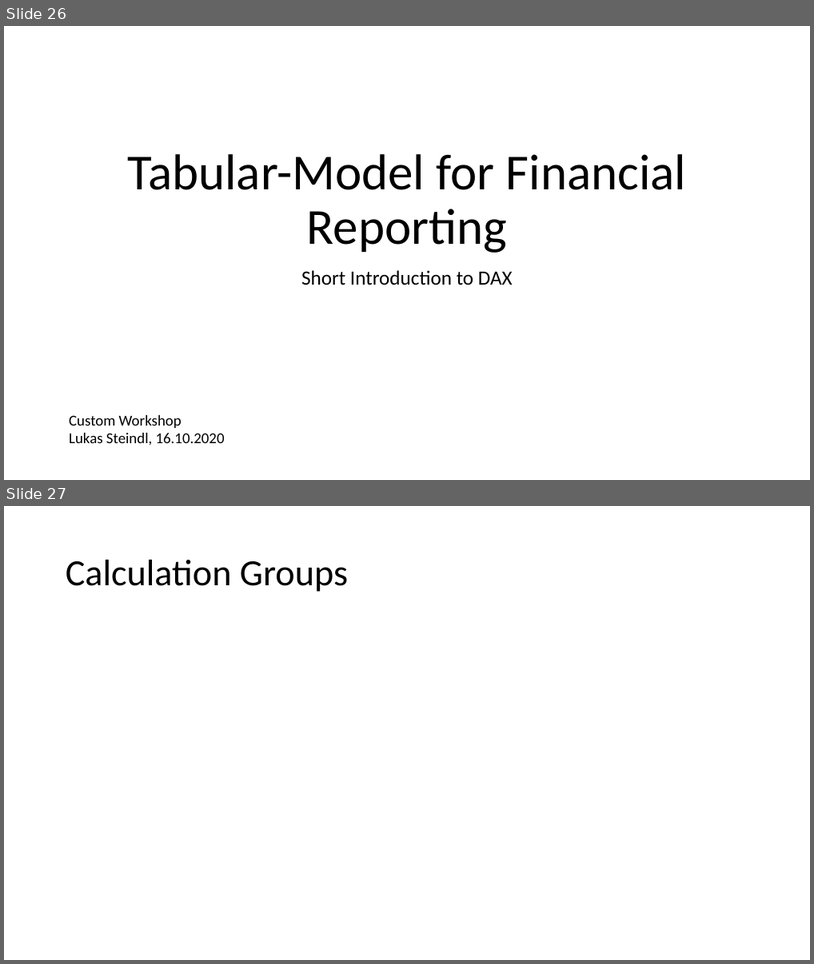
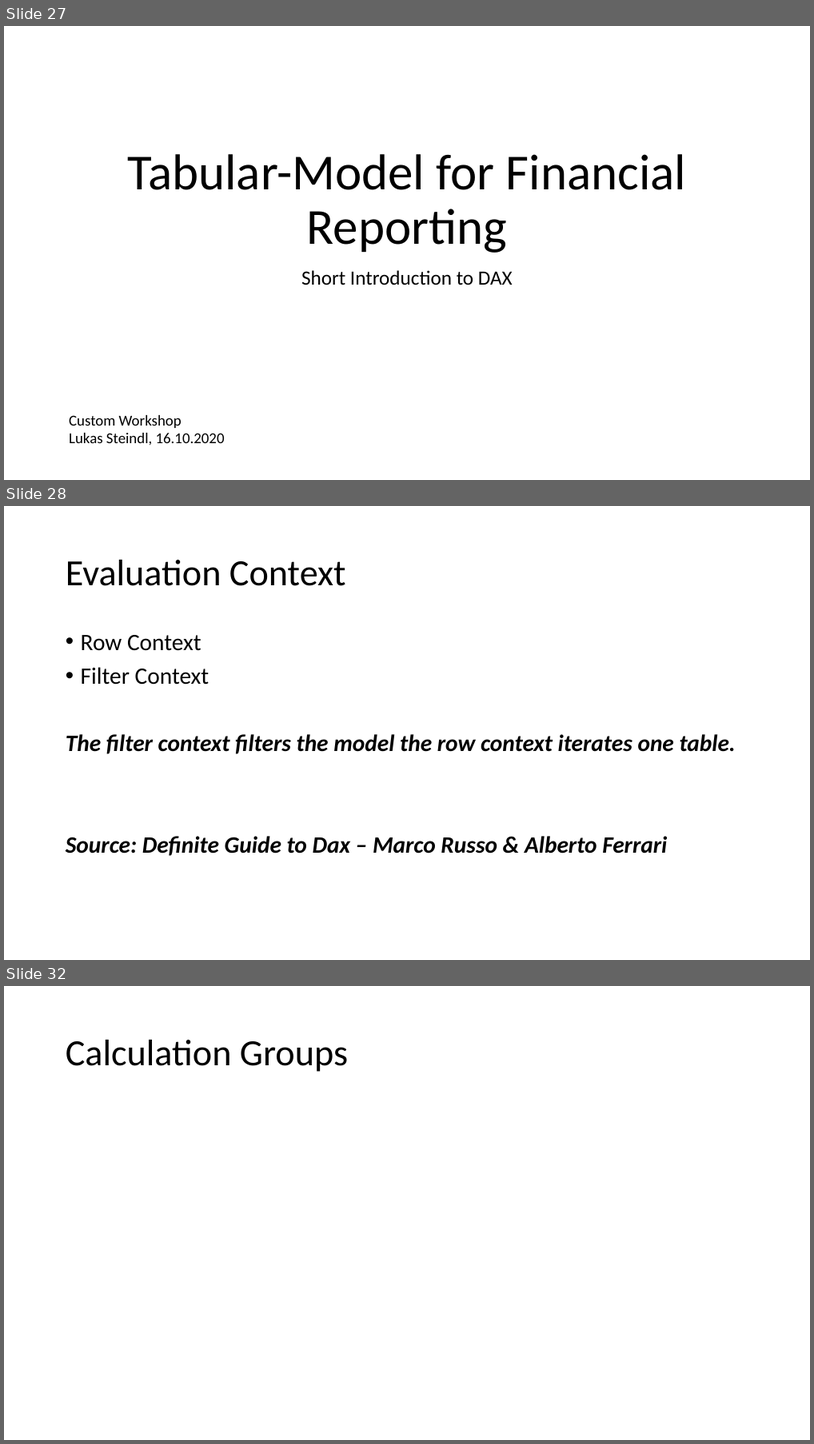
Before and after one commit to LukasSteindl/tabularmodelforfinance, a slide deck: Slidesv2.pptx. Shown one above the other, each under a label of ours: slides 26 and 27 before the commit, slides 27, 28 and 32 after it; the slides between them are not shown. The pictures are 814x964 and 814x1444 pixels, drawn with LibreOffice and Linux fonts; fonts in the diff are those of the drawing. Boxes give left, top, right and bottom in pixels: in the first picture for what was removed or moved away, otherwise in the second. Text is boxed around its words. In the diff, an @@ line names an element or a change of style, - is before the commit and + after.

Commit message:
added evaluation context to slides

```diff
--- a/Slidesv2.pptx
+++ b/Slidesv2.pptx
@@ slide 28 added at box(4, 506, 810, 960), background #FFFFFF @@
@@ title added at box(66, 560, 346, 586), 44 pt, text #000000 @@
+Evaluation Context
@@ text added at box(66, 635, 736, 856), 28 pt, text #000000, bold, italic @@
+• Row Context
+• Filter Context
+The filter context filters the model the row context iterates one table.
+Source: Definite Guide to Dax – Marco Russo & Alberto Ferrari
@@ what was slide 26 is now slide 27 @@
@@ what was slide 27 is now slide 32 @@
```
Also in this commit, not shown: 1 slide changed, 4 other slides added, 1 other file.
